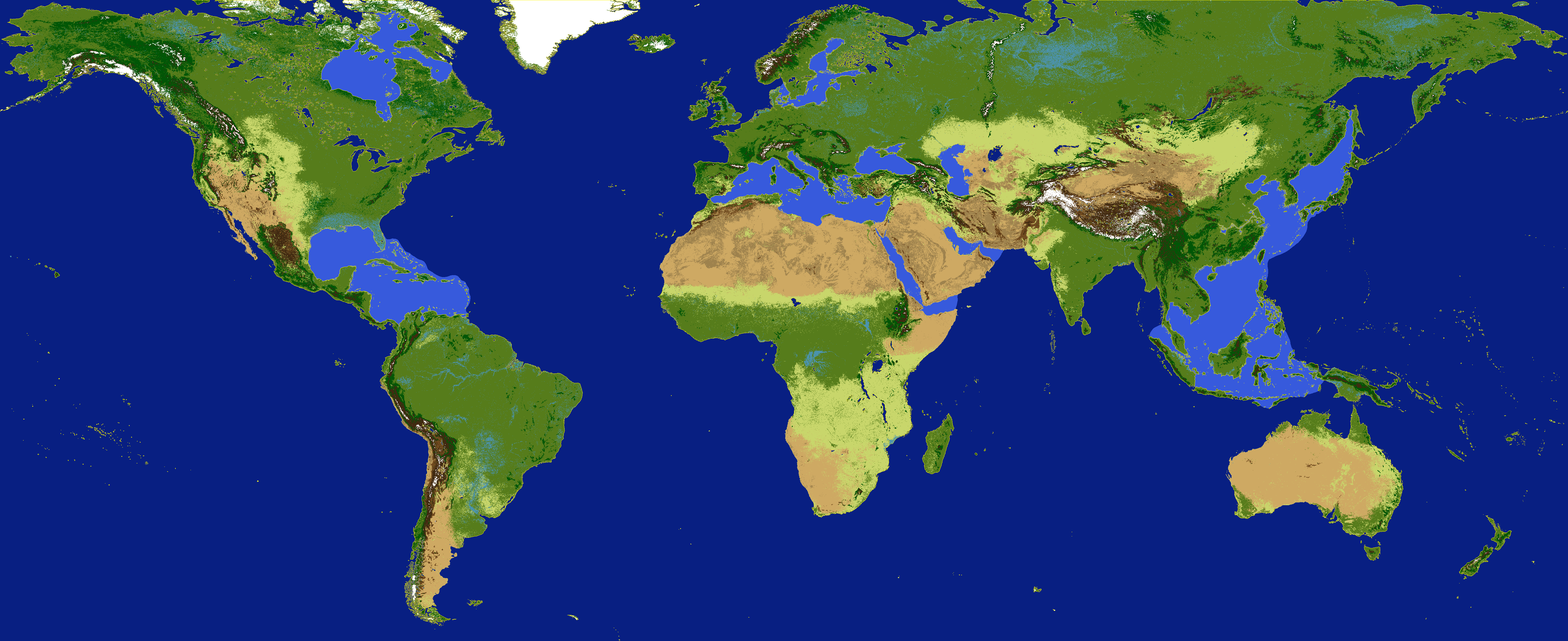
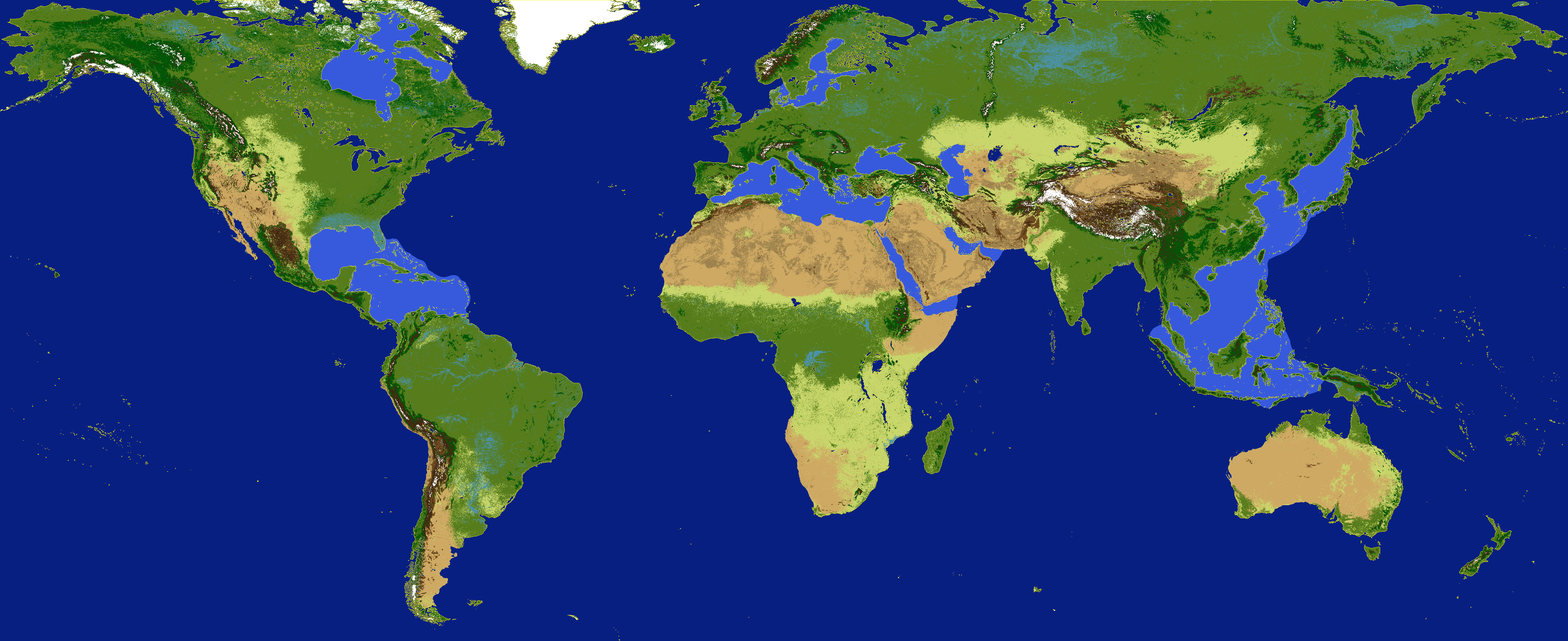
Layered file, before and after one edit (1568 × 641). Changes by layer:
painted on "terrain.bmp" over <box>884,205,991,303</box>
